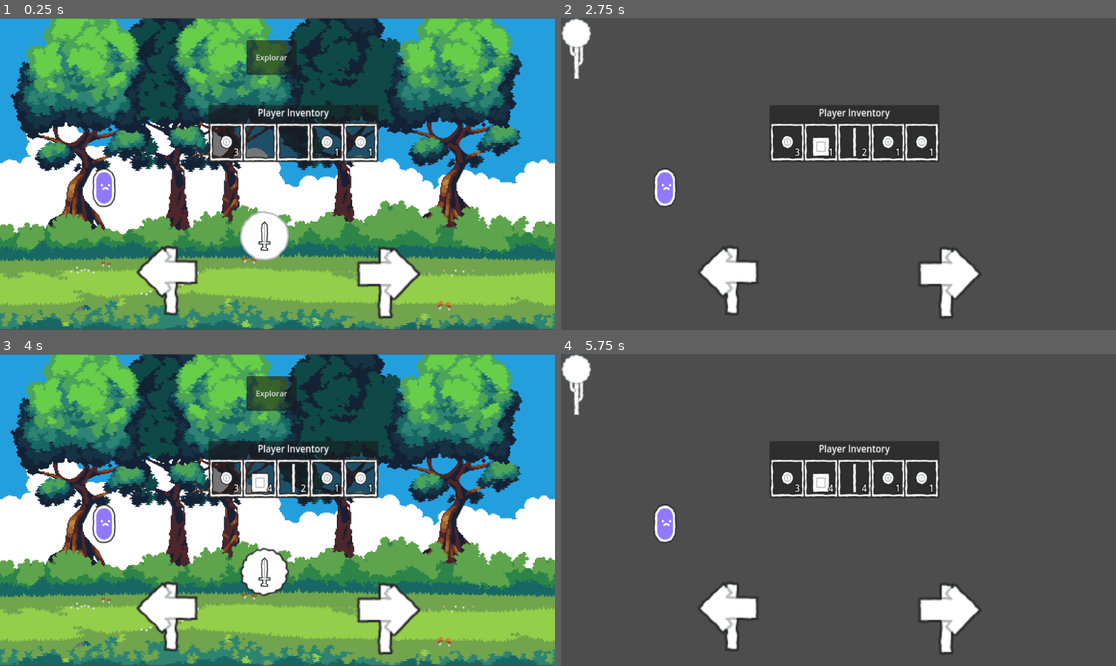
Above: before the commit, frames 1-4 (two rows, left to right).
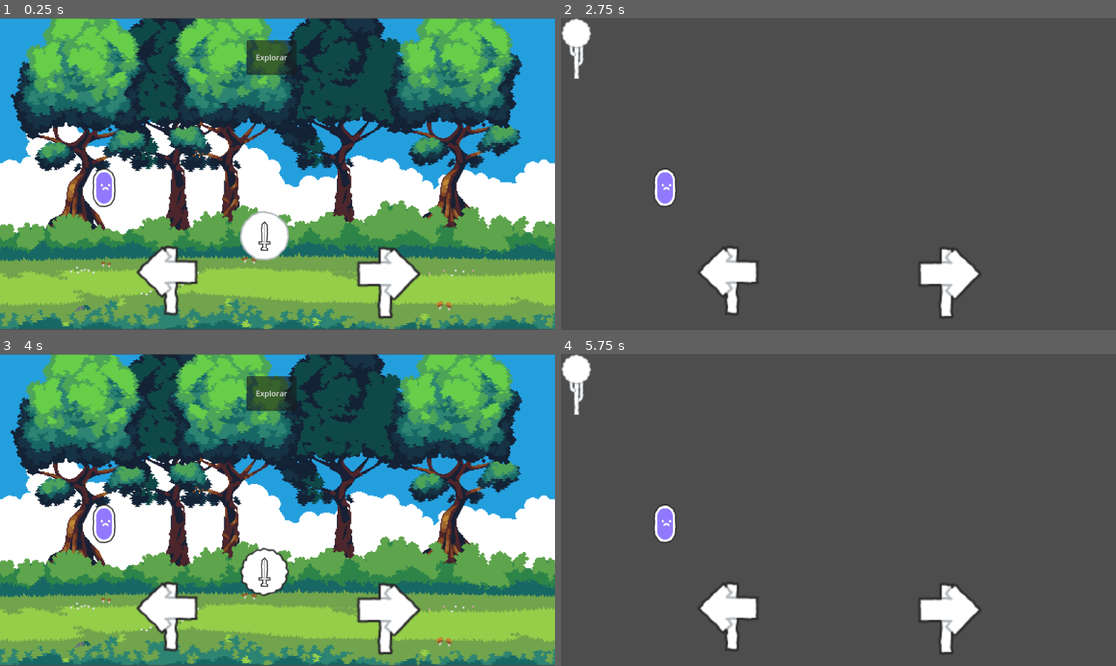
Above: after the commit, the same moments.

Repository: jcamloz/LittleSurvival
Game: Godot game, scene res://Scenes/Game.tscn
Same seed, same stepped clock (60 frames per second), same inputs: the game is played once before the commit and once after it.
Inputs (mouse positions are in pixels of both pictures, inside the frame that each line leads up to):
- Up to frame 1 (0.25 s): no input
- Up to frame 2 (2.75 s): click (827, 236) at 0.5 s; click "Explorar" at 1.25 s; click (727, 283) at 2 s
- Up to frame 3 (4 s): click (388, 619) at 2.75 s; click (266, 572) at 3.5 s
- Up to frame 4 (5.75 s): click "Explorar" at 4.25 s; click (727, 619) at 5 s

The runs differ from the first frame. In frame 1, 4.2% of the frame differs, in the area x 37-69%, y 27-47%; in frame 2, 5.1%, in the area x 37-69%, y 28-47%; in frame 3, 4.2%; in frame 4, 5.1%.

Commit message:
Player reparado, ahora no se ejecuta dos veces por frame. Añadida función que cambia de visible a invisible y viceversa el inventario. Añadido Input al pulsar la tecla I para cambiar la visibilidad del inventario del jugador de visible a invisible

Diff:
--- a/Scenes/Game.tscn
+++ b/Scenes/Game.tscn
@@ -1,10 +1,9 @@
-[gd_scene load_steps=8 format=3 uid="uid://ctawnk0s888mh"]
+[gd_scene load_steps=7 format=3 uid="uid://ctawnk0s888mh"]
 
 [ext_resource type="Script" uid="uid://equn5ncpg2rk" path="res://Scripts/Game.gd" id="1_7lihs"]
 [ext_resource type="Texture2D" uid="uid://w0b5tok7yj4u" path="res://Assets/PNG/Default/character_roundPurple.png" id="1_iukft"]
 [ext_resource type="Texture2D" uid="uid://bidcqlqhfros6" path="res://Assets/PNG/Default/tile_arrowLeft.png" id="2_b2bpf"]
 [ext_resource type="Texture2D" uid="uid://gxeef376oari" path="res://Assets/PNG/Default/tile_arrowRight.png" id="3_7lihs"]
-[ext_resource type="Script" uid="uid://bbkj775fbfibt" path="res://Scripts/Player.gd" id="3_fgofq"]
 [ext_resource type="PackedScene" uid="uid://443hsy30jycs" path="res://Scenes/Inventory.tscn" id="4_fgofq"]
 [ext_resource type="Resource" uid="uid://0im7somcwcp" path="res://Resources/Inventories/PlayerInv.tres" id="5_2irst"]
 
@@ -18,12 +17,12 @@
 anchor_bottom = 1.0
 grow_horizontal = 2
 grow_vertical = 2
+metadata/_edit_use_anchors_ = true
 
 [node name="Player" type="Sprite2D" parent="."]
 position = Vector2(216, 354)
 scale = Vector2(1.16016, 1.30078)
 texture = ExtResource("1_iukft")
-script = ExtResource("3_fgofq")
 
 [node name="Inventory" parent="Player" instance=ExtResource("4_fgofq")]
 anchors_preset = 0
--- /dev/null
+++ b/Scenes/Player.tscn
@@ -0,0 +1,25 @@
+[gd_scene load_steps=5 format=3 uid="uid://dcci8mpk70ql4"]
+
+[ext_resource type="Texture2D" uid="uid://w0b5tok7yj4u" path="res://Assets/PNG/Default/character_roundPurple.png" id="1_dewec"]
+[ext_resource type="Script" uid="uid://bbkj775fbfibt" path="res://Scripts/Player.gd" id="2_5ixxa"]
+[ext_resource type="PackedScene" uid="uid://443hsy30jycs" path="res://Scenes/Inventory.tscn" id="3_nn08x"]
+[ext_resource type="Resource" uid="uid://0im7somcwcp" path="res://Resources/Inventories/PlayerInv.tres" id="4_52ee3"]
+
+[node name="Player" type="Sprite2D"]
+scale = Vector2(1.16016, 1.30078)
+texture = ExtResource("1_dewec")
+script = ExtResource("2_5ixxa")
+
+[node name="Inventory" parent="." instance=ExtResource("3_nn08x")]
+anchors_preset = 0
+anchor_left = 0.0
+anchor_top = 0.0
+anchor_right = 0.0
+anchor_bottom = 0.0
+offset_left = 187.043
+offset_top = -132.997
+offset_right = 224.043
+offset_bottom = -105.997
+grow_horizontal = 1
+grow_vertical = 1
+inventory = ExtResource("4_52ee3")
--- a/Scripts/Inventory.gd
+++ b/Scripts/Inventory.gd
@@ -12,6 +12,8 @@
 @onready var slot = preload("res://Scenes/inv_slot.tscn")
 
 func _ready():
+	#Al crearse será invisible
+	visible = false
 	if inventory != null:
 		invNameLabel.text = inventory.inventoryName
 		# Itera a través de los slots del inventario
@@ -47,6 +49,9 @@
 	if inventory:
 		inventory.debug_print()
 """
+
+func toggle_visibility():
+	visible = not visible
 
 #Añade los n items al inventario, excepto que no sea posible
 #Devuelve la cantidad sobrante:
--- a/Scripts/Player.gd
+++ b/Scripts/Player.gd
@@ -1,7 +1,7 @@
 #Esta clase es un singletone, por lo que se puede acceder desde otro script
 class_name mainPlayer extends Sprite2D
 
-@onready var inventory : Inventory = $Inventory
+@onready var inventory : Inventory
 
 #Stats del jugador
 var life: int = 100
@@ -16,10 +16,6 @@
 	"pickaxe" : 1
 }
 
-func _ready():
-	#Asigno de forma global la referencia al inventario
-	Player.inventory = inventory
-
 #Método que mejora una de las herramientas
 func upgrade_tool(tool_name: String):
 	tool_name = tool_name.to_lower()
@@ -30,4 +26,5 @@
 
 func _process(delta):
 	if Input.is_action_just_pressed("inventory"):
-		inventory.visible = true
+		print(self)
+		inventory.toggle_visibility()
--- a/Scripts/game.gd
+++ b/Scripts/game.gd
@@ -14,6 +14,7 @@
 func _ready():
 	randomize()
 	load_scenario(current_index)
+	Player.inventory = $Player/Inventory
 
 #Se encarga de cargar el escenario actual
 func load_scenario(index):
--- a/project.godot
+++ b/project.godot
@@ -17,8 +17,8 @@
 
 [autoload]
 
+TransitionScreen="*res://Scenes/Transition_screen.tscn"
 Player="*res://Scripts/Player.gd"
-TransitionScreen="*res://Scenes/Transition_screen.tscn"
 
 [input]
 
